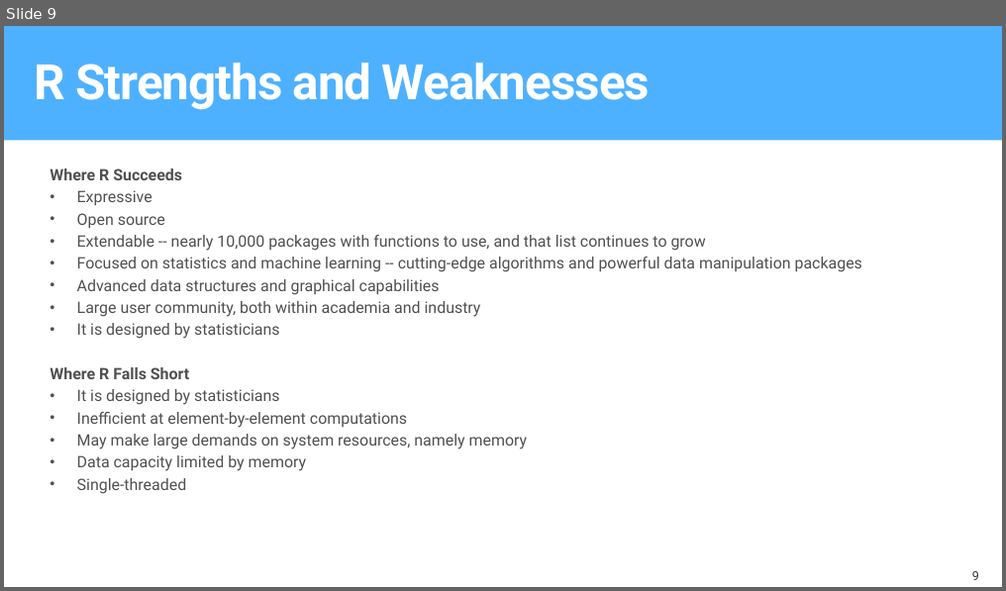
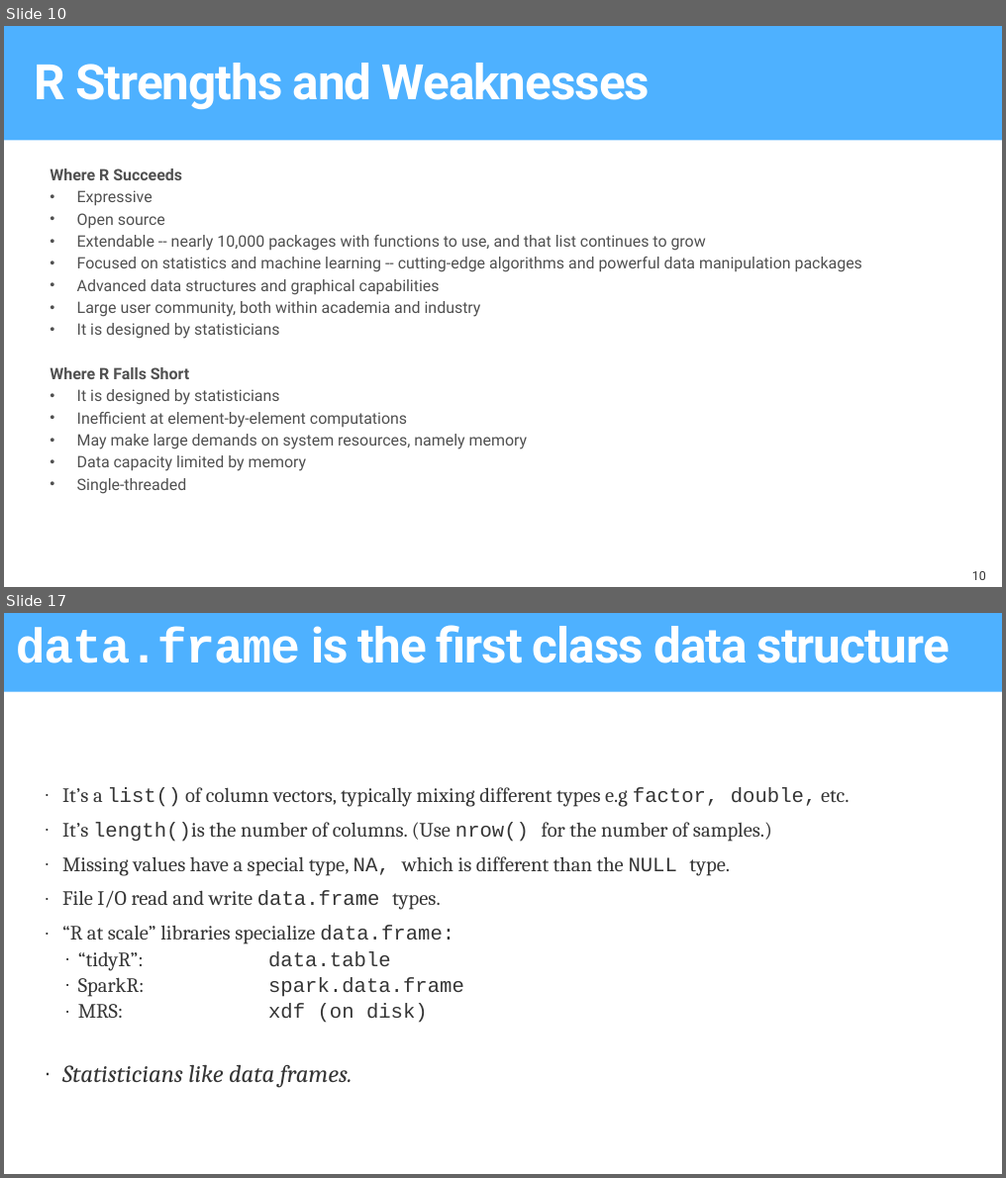
Before and after one commit to microsoft/AI-Immersion-Workshop, a slide deck: Applied Machine Learning for Developers/R server Tools for scaling R using Azure/docs/ToolsForScalingRUsingAzure.pptx. Shown one above the other, each under a label of ours: slide 9 before the commit, slides 10 and 17 after it; the slides between them are not shown. The pictures are 1006x591 and 1006x1178 pixels, drawn with LibreOffice and Linux fonts; fonts in the diff are those of the drawing; background and template pictures are left out. Boxes give left, top, right and bottom in pixels: in the first picture for what was removed or moved away, otherwise in the second. Text is boxed around its words. In the diff, an @@ line names an element or a change of style, - is before the commit and + after.

```diff
--- a/Applied Machine Learning for Developers/R server Tools for scaling R using Azure/docs/ToolsForScalingRUsingAzure.pptx
+++ b/Applied Machine Learning for Developers/R server Tools for scaling R using Azure/docs/ToolsForScalingRUsingAzure.pptx
@@ slide 17 added at (4, 613, 1002, 1174), background #FFFFFF @@
@@ title added at (4, 613, 1002, 691), fill #4EB1FF, 48 pt, text #FFFFFF, bold @@
+data.frame is the first class data structure
@@ text added at (62, 787, 849, 1087), 20 pt, text #353535 @@
+· It’s a list() of column vectors, typically mixing different types e.g factor, double, etc.
+· It’s length()is the number of columns. (Use nrow() for the number of samples.)
+· Missing values have a special type, NA, which is different than the NULL type.
+· File I/O read and write data.frame types.
+· “R at scale” libraries specialize data.frame:
+  · “tidyR”: data.table
+  · SparkR: spark.data.frame
+  · MRS: xdf (on disk)
+· Statisticians like data frames.
@@ what was slide 9 is now slide 10 @@
@@ page number at (972, 571, 986, 580): text changed @@
-9
+10
```
Also in this commit, not shown: 12 slides changed, 2 other slides added, 3 other files.
